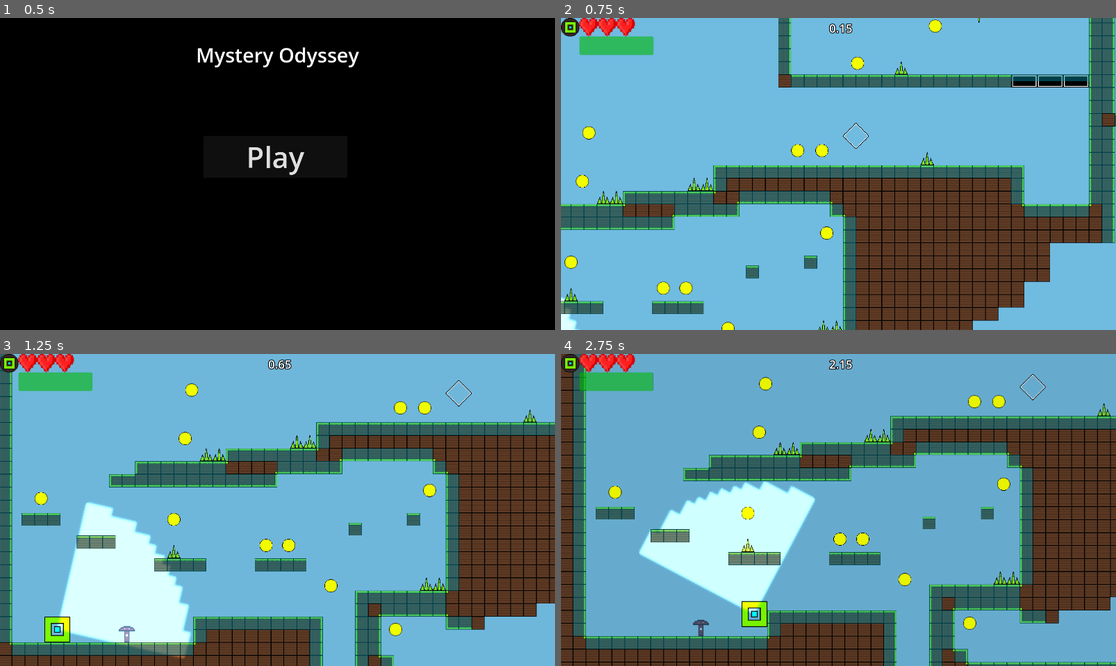
Above: before the commit, frames 1-4 (two rows, left to right).
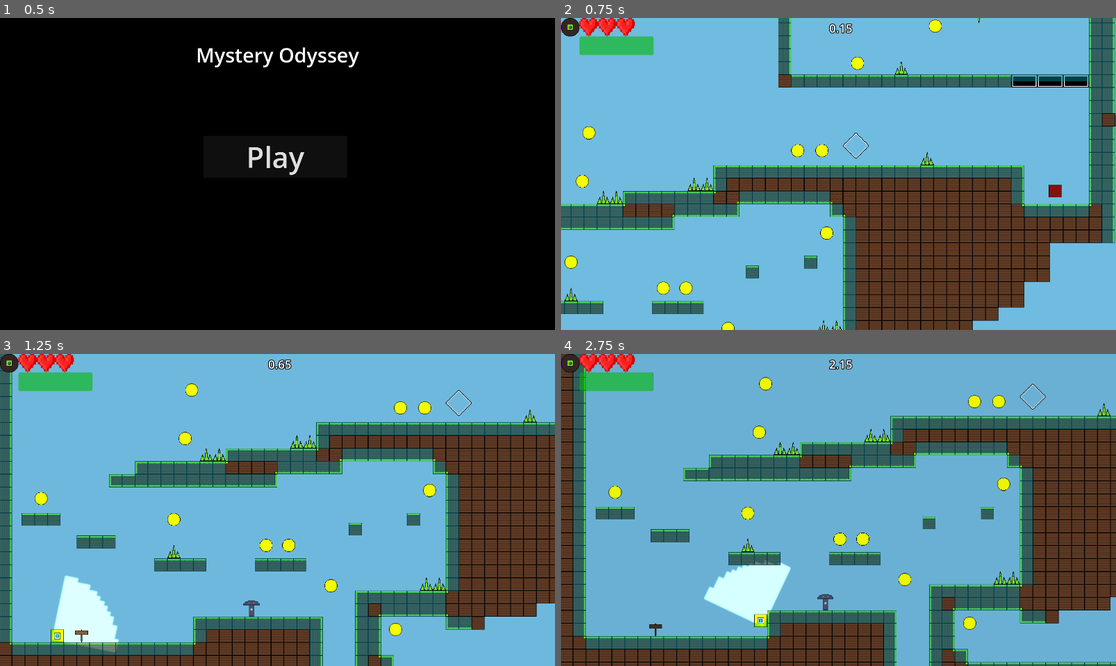
Above: after the commit, the same moments.

Repository: DavidWu531/Mystery-Odyssey
Game: Godot game, scene res://Scenes/main_menu.tscn
Two runs of this game, one before a commit and one after it. Both use one fixed random seed, a clock stepped at 60 frames per second and the inputs below.
Inputs (mouse positions are in pixels of both pictures, inside the frame that each line leads up to):
- Up to frame 1 (0.5 s): no input
- Up to frame 2 (0.75 s): click "Play" at 0.5 s
- Up to frame 3 (1.25 s): no input
- Up to frame 4 (2.75 s): move the mouse to (960, 494) at 1.27 s; hold D (Right) from 1.28 s (still down); tap S (FastDrop) at 1.35 s; tap Space (Jump) at 1.52, 2.27 s; move the mouse to (727, 525) at 2.02 s; tap E (Interact) at 2.1 s

Frame 1 is identical in both runs. In frame 2, 0.4% of the frame differs, in the area x 0-91%, y 1-100%; in frame 3, 7.3%; in frame 4, 7.8%, in the area x 0-88%, y 1-91%.

Commit message:
added signs

Diff:
--- a/Scenes/main.tscn
+++ b/Scenes/main.tscn
@@ -9,7 +9,7 @@
 
 [sub_resource type="Animation" id="Animation_p2h8b"]
 resource_name = "Cycle"
-length = 120.0
+length = 180.0
 loop_mode = 1
 step = 1.0
 tracks/0/type = "value"
@@ -19,7 +19,7 @@
 tracks/0/interp = 1
 tracks/0/loop_wrap = true
 tracks/0/keys = {
-"times": PackedFloat32Array(0, 40, 80, 120),
+"times": PackedFloat32Array(0, 60, 120, 180),
 "transitions": PackedFloat32Array(1, 1, 1, 1),
 "update": 0,
 "values": [Color(0.443137, 0.737255, 0.882353, 1), Color(0.0156863, 0.101961, 0.25098, 1), Color(0.0156863, 0.101961, 0.25098, 1), Color(0.443137, 0.737255, 0.882353, 1)]
@@ -31,7 +31,7 @@
 tracks/1/interp = 1
 tracks/1/loop_wrap = true
 tracks/1/keys = {
-"times": PackedFloat32Array(0, 40, 80, 120),
+"times": PackedFloat32Array(0, 60, 120, 180),
 "transitions": PackedFloat32Array(1, 1, 1, 1),
 "update": 0,
 "values": [Color(1, 1, 1, 1), Color(0.113725, 0.113725, 0.113725, 1), Color(0.113725, 0.113725, 0.113725, 1), Color(1, 1, 1, 1)]
--- a/Scenes/player.tscn
+++ b/Scenes/player.tscn
@@ -25,7 +25,7 @@
 }]
 
 [sub_resource type="RectangleShape2D" id="RectangleShape2D_ic70q"]
-size = Vector2(128, 128)
+size = Vector2(64, 64)
 
 [node name="Player" type="CharacterBody2D"]
 floor_stop_on_slope = false
@@ -57,7 +57,7 @@
 
 [node name="PointLight2D" type="PointLight2D" parent="."]
 texture = ExtResource("4_tlauu")
-offset = Vector2(456, 0)
-texture_scale = 10.0
+offset = Vector2(196, 0)
+texture_scale = 5.0
 
 [connection signal="timeout" from="ResPosTimer" to="." method="_on_res_pos_timer_timeout"]
--- a/Scenes/section_grass.tscn
+++ b/Scenes/section_grass.tscn
@@ -10,6 +10,8 @@
 [ext_resource type="Texture2D" uid="uid://d3mn8l1jrdceo" path="res://Art/NPC.png" id="7_anl2d"]
 [ext_resource type="Texture2D" uid="uid://bam67d3f7tdl1" path="res://Art/NPC_Interact.png" id="9_m4d8i"]
 [ext_resource type="Script" path="res://Scripts/GravityFlip.gd" id="10_vhfgw"]
+[ext_resource type="Texture2D" uid="uid://bkosicp6ba7it" path="res://Art/BlockRed.png" id="11_3n062"]
+[ext_resource type="Texture2D" uid="uid://duwkuyjcpor8s" path="res://Art/Sign.png" id="12_we44c"]
 
 [sub_resource type="CircleShape2D" id="CircleShape2D_8nprj"]
 radius = 32.0
@@ -54,6 +56,14 @@
 [sub_resource type="RectangleShape2D" id="RectangleShape2D_nv2yk"]
 size = Vector2(136, 128)
 
+[sub_resource type="RectangleShape2D" id="RectangleShape2D_w3mgm"]
+size = Vector2(64, 64)
+
+[sub_resource type="LabelSettings" id="LabelSettings_ebt0m"]
+font_size = 25
+outline_size = 10
+outline_color = Color(0, 0, 0, 1)
+
 [node name="Section_Grass" type="Node2D"]
 script = ExtResource("1_ef5ps")
 
@@ -216,7 +226,7 @@
 [node name="Checkpoints" type="Node2D" parent="."]
 
 [node name="CheckpointI" type="Area2D" parent="Checkpoints"]
-position = Vector2(1992, -1256)
+position = Vector2(1992, -1208)
 script = ExtResource("5_8wgrw")
 metadata/_edit_group_ = true
 
@@ -231,7 +241,7 @@
 [node name="NPCs" type="Node2D" parent="."]
 
 [node name="NPCI" type="Area2D" parent="NPCs"]
-position = Vector2(352, -64)
+position = Vector2(968, -192)
 scale = Vector2(2.5, 2.5)
 metadata/_edit_group_ = true
 
@@ -260,6 +270,9 @@
 position = Vector2(2976, -984)
 script = ExtResource("10_vhfgw")
 
+[node name="Sprite2D" type="Sprite2D" parent="GravityFlip"]
+texture = ExtResource("11_3n062")
+
 [node name="CollisionShape2D" type="CollisionShape2D" parent="GravityFlip"]
 shape = SubResource("RectangleShape2D_nv2yk")
 
@@ -268,6 +281,43 @@
 position = Vector2(0, -80)
 scale = Vector2(2.5, 2.5)
 texture = ExtResource("9_m4d8i")
+
+[node name="SignMovement" type="Area2D" parent="."]
+position = Vector2(128, -80)
+
+[node name="Sprite2D" type="Sprite2D" parent="SignMovement"]
+position = Vector2(0, 24)
+texture = ExtResource("12_we44c")
+
+[node name="CollisionShape2D" type="CollisionShape2D" parent="SignMovement"]
+shape = SubResource("RectangleShape2D_w3mgm")
+
+[node name="Control" type="Control" parent="SignMovement"]
+visible = false
+layout_mode = 3
+anchors_preset = 0
+offset_left = -160.0
+offset_top = -200.0
+offset_right = 160.0
+offset_bottom = -48.0
+
+[node name="ColorRect" type="ColorRect" parent="SignMovement/Control"]
+layout_mode = 0
+offset_right = 320.0
+offset_bottom = 152.0
+color = Color(0.25098, 0.184314, 0.113725, 1)
+
+[node name="Label" type="Label" parent="SignMovement/Control"]
+layout_mode = 0
+offset_right = 320.0
+offset_bottom = 152.0
+text = "➡ D
+⬅ A
+⬆ W, Space
+⬇ S"
+label_settings = SubResource("LabelSettings_ebt0m")
+horizontal_alignment = 1
+vertical_alignment = 1
 
 [connection signal="body_entered" from="Coins/CoinI" to="Coins/CoinI" method="_on_body_entered"]
 [connection signal="body_entered" from="Coins/CoinII" to="Coins/CoinII" method="_on_body_entered"]
@@ -287,3 +337,5 @@
 [connection signal="body_exited" from="NPCs/NPCI" to="." method="_on_npci_body_exited"]
 [connection signal="body_entered" from="GravityFlip" to="GravityFlip" method="_on_body_entered"]
 [connection signal="body_exited" from="GravityFlip" to="GravityFlip" method="_on_body_exited"]
+[connection signal="body_entered" from="SignMovement" to="." method="_on_sign_movement_body_entered"]
+[connection signal="body_exited" from="SignMovement" to="." method="_on_sign_movement_body_exited"]
--- a/Scripts/GrassManager.gd
+++ b/Scripts/GrassManager.gd
@@ -36,3 +36,11 @@
 	$Platforms.set_cell(0, Vector2i(102,-80), 0, Vector2i(0,0), 6)
 	$Platforms.set_cell(0, Vector2i(102,-76), 0, Vector2i(0,0), 6)
 	$Platforms.set_cell(0, Vector2i(102,-72), 0, Vector2i(0,0), 6)
+
+func _on_sign_movement_body_entered(body):
+	if "Player" in body.name:
+		$SignMovement/Control.show()
+
+func _on_sign_movement_body_exited(body):
+	if "Player" in body.name:
+		$SignMovement/Control.hide()
Binary file changed: Art/PlayerTemp.png
Binary file added: Art/Sign.png
Not shown, added: Art/Sign.png.import
Not shown: 1 places in Scenes/section_grass.tscn that only renumber resources
